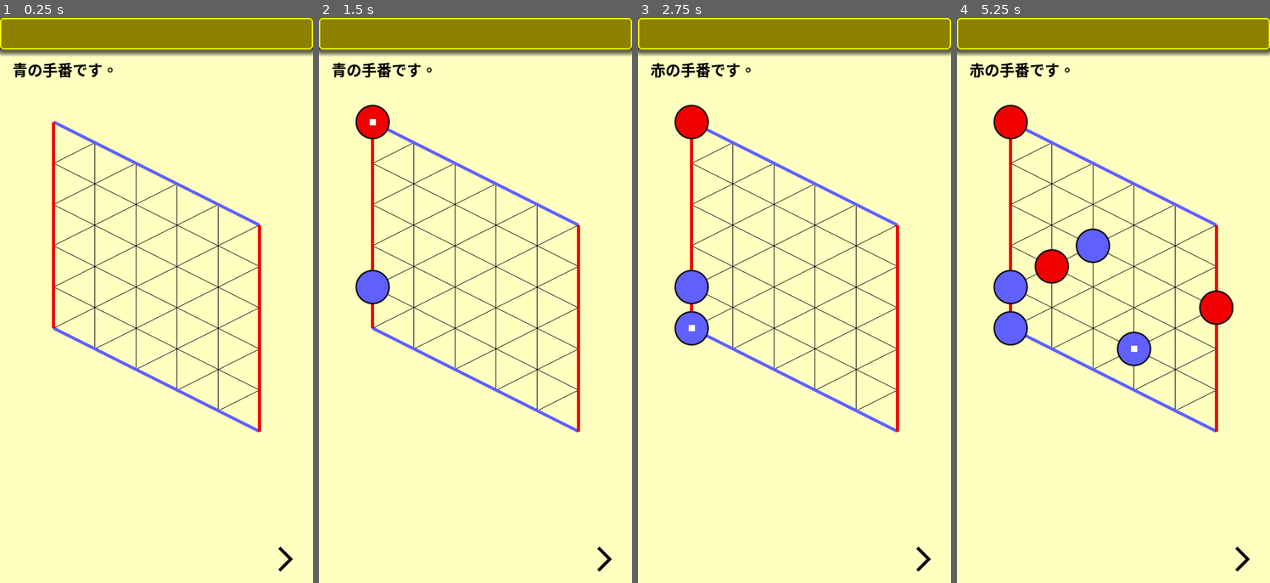
Above: before the commit, frames 1-4 (left to right).
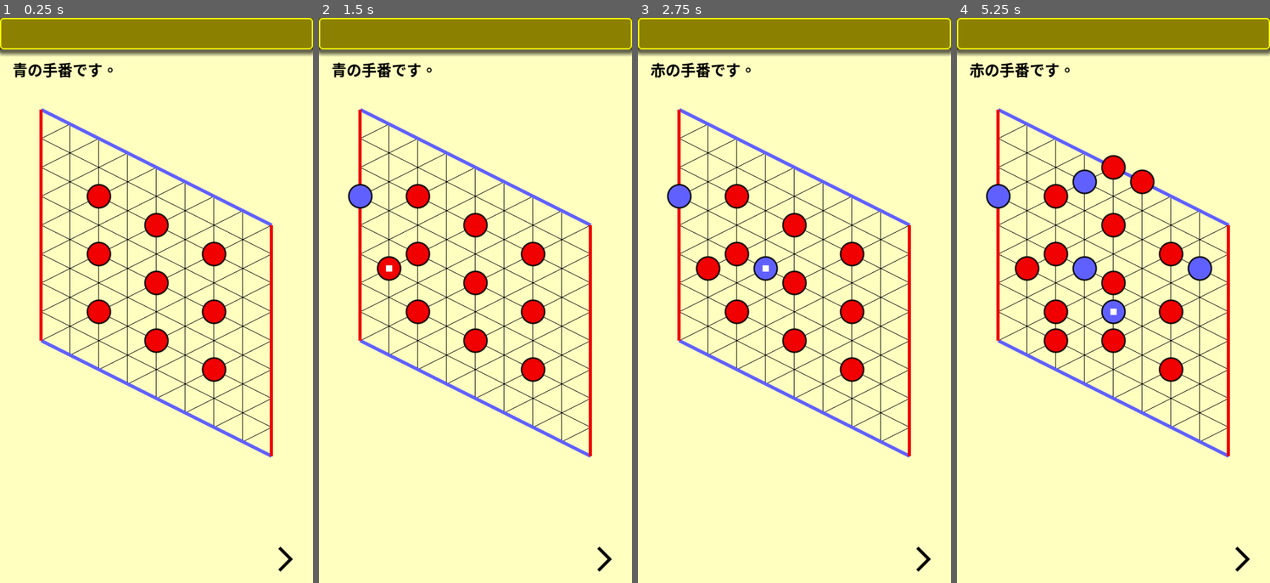
Above: after the commit, the same moments.

Repository: vivisuke/HexGame
Game: Godot game, scene res://main.tscn
Two runs of this game, one before a commit and one after it. Both use one fixed random seed, a clock stepped at 60 frames per second and the inputs below.
Inputs (mouse positions are in pixels of both pictures, inside the frame that each line leads up to):
- Up to frame 1 (0.25 s): no input
- Up to frame 2 (1.5 s): click (603, 560) at 0.5 s; click (603, 560) at 1.25 s
- Up to frame 3 (2.75 s): click (922, 560) at 2 s
- Up to frame 4 (5.25 s): tap Enter at 2.75, 4.25 s; move the mouse to (1182, 272) at 2.77 s; click (1182, 272) at 2.92 s; tap Space at 3.5, 5 s; move the mouse to (1050, 328) at 3.52 s; click (1050, 328) at 3.67 s; move the mouse to (1144, 176) at 4.27 s; click (1144, 176) at 4.42 s; move the mouse to (1097, 413) at 5.02 s; click (1097, 413) at 5.17 s

The runs differ from the first frame. In frame 1, 11% of the frame differs, in the area x 12-88%, y 16-78%; in frame 2, 12%; in frame 3, 12%; in frame 4, 15%, in the area x 9-89%, y 15-78%.

Commit message:
0033 ◎ C 01/25 01/25 0.001│ToDo│●・● or ◯・◯ だけを認識する着手評価関数

Diff:
--- a/hexgame/scripts/Board.gd
+++ b/hexgame/scripts/Board.gd
@@ -4,7 +4,7 @@
 enum {
 	EMPTY = 0, BLACK, WHITE, WALL
 }
-const N_HORZ = 6
+const N_HORZ = 9
 const ARY_WIDTH = N_HORZ + 1
 const ARY_HEIGHT = N_HORZ + 2
 const ARY_SIZE = ARY_WIDTH * ARY_HEIGHT
@@ -19,6 +19,7 @@
 var m_path : PackedByteArray		# 1以上：最短パス
 var m_ter_lst : PackedByteArray		# 末端位置リスト
 var m_next_ter : PackedByteArray	# 次の末端位置リスト
+var m_eval : PackedInt32Array		# 各位置の着手価値
 
 func xyToIndex(x, y): return (y+1)*ARY_WIDTH + x
 
@@ -27,10 +28,15 @@
 	m_visited.resize(ARY_SIZE)
 	m_dist.resize(ARY_SIZE)
 	m_path.resize(ARY_SIZE)
+	m_eval.resize(ARY_SIZE)
 	m_cells.fill(WALL)
 	for y in range(N_HORZ):
 		for x in range(N_HORZ):
 			m_cells[xyToIndex(x, y)] = EMPTY
+	if true:
+		for y in range(2, N_HORZ-1, 2):
+			for x in range(2, N_HORZ-1, 2):
+				m_cells[xyToIndex(x, y)] = WHITE
 func copy_from(s):
 	m_cells = s.m_cells.duplicate()
 
@@ -53,6 +59,12 @@
 		var txt = ""
 		for x in range(N_HORZ):
 			txt += "%3d"%m_dist[xyToIndex(x, y)]
+		print(txt)
+func print_eval():
+	for y in range(N_HORZ):
+		var txt = ""
+		for x in range(N_HORZ):
+			txt += "%4d"%m_eval[xyToIndex(x, y)]
 		print(txt)
 func get_col(x, y):
 	return m_cells[xyToIndex(x, y)]
@@ -195,6 +207,18 @@
 		get_shortest_path_sub(xyToIndex(x, 0))
 		x = min_dist_x(N_HORZ-1)
 		get_shortest_path_sub(xyToIndex(x, N_HORZ-1))
+func eval_empty():
+	m_eval.fill(0)
+	for y in range(N_HORZ):
+		for x in range(N_HORZ):
+			var ix = xyToIndex(x, y)
+			if m_cells[ix] == EMPTY:
+				if m_cells[ix-ARY_WIDTH] != EMPTY && m_cells[ix-ARY_WIDTH] == m_cells[ix+ARY_WIDTH]:
+					m_eval[ix] += 100
+				if m_cells[ix-ARY_WIDTH+1] != EMPTY && m_cells[ix-ARY_WIDTH+1] == m_cells[ix+ARY_WIDTH-1]:
+					m_eval[ix] += 100
+				if m_cells[ix-1] != EMPTY && m_cells[ix-1] == m_cells[ix+1]:
+					m_eval[ix] += 100
 func _ready():
 	pass # Replace with function body.
 func _process(delta):
--- a/hexgame/scripts/main.gd
+++ b/hexgame/scripts/main.gd
@@ -13,6 +13,8 @@
 	#bd.print()
 	#var next = Board.BLACK
 	print_next()
+	bd.eval_empty()
+	bd.print_eval()
 	if false:
 		#for i in range(Board.N_HORZ * Board.N_HORZ):
 		for i in range(64):
@@ -37,19 +39,9 @@
 func _process(delta):
 	pass
 
-func _input(event):
-	if event is InputEventMouseButton && event.is_pressed():
-		var pos = get_global_mouse_position() - $BoardRect.position
-		print("pos = ", pos)
-		var xy = $BoardRect.posToXY(pos)
-		print("xy = ", xy)
-
-func _on_next_button_pressed():
-	if game_over: return
-	var pos = bd.sel_move_random()
+func do_put(pos):
 	$BoardRect.put_pos = pos
 	$BoardRect.queue_redraw()
-	print("put pos = ", pos)
 	if bd.put_col(pos.x, pos.y, next):
 		game_over = true
 		if next == Board.BLACK:
@@ -63,9 +55,26 @@
 		bd.print_dist()
 		bd.get_shortest_path(next == Board.BLACK)
 		$BoardRect.view_path = true
-		return
-	bd.BFS(pos.x, pos.y)
-	bd.print_dist()
-	next = (Board.BLACK + Board.WHITE) - next
-	print_next()
+	else:
+		bd.BFS(pos.x, pos.y)
+		bd.print_dist()
+		next = (Board.BLACK + Board.WHITE) - next
+		print_next()
+		bd.eval_empty()
+		bd.print_eval()
+func _input(event):
+	if event is InputEventMouseButton && event.is_pressed():
+		var pos = get_global_mouse_position() - $BoardRect.position
+		print("pos = ", pos)
+		var xy = $BoardRect.posToXY(pos)
+		print("xy = ", xy)
+		if xy.x >= 0 && xy.x < Board.N_HORZ && xy.y >= 0 && xy.y < Board.N_HORZ:
+			if bd.get_col(xy.x, xy.y) == Board.EMPTY:
+				do_put(xy)
+
+func _on_next_button_pressed():
+	if game_over: return
+	var pos = bd.sel_move_random()
+	print("put pos = ", pos)
+	do_put(pos)
 	pass # Replace with function body.
Not shown, changed: HexGame.spr
